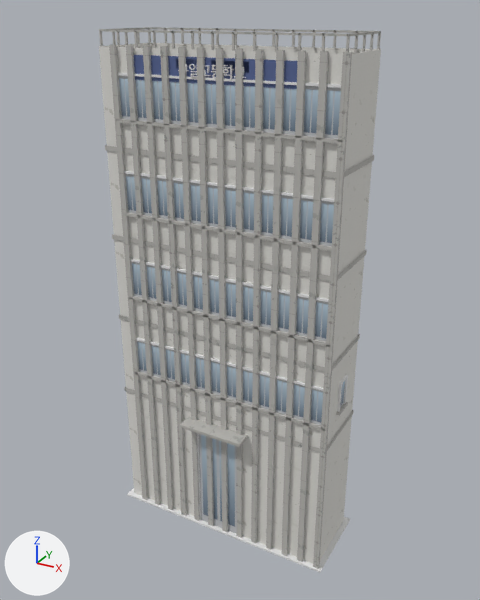
The FBX model Assets/Art/Buildings/Story06_구일고등학교.fbx, before and after one commit.
The view is the same before and after, from a 50 mm camera at (50.9, -90.9, 90.3) aimed at (0.9, 0.0, 44.8). Lighting does not change. The marker at lower left points along +X, +Y and +Z. The picture after the commit comes second. Where no turn or scale is listed for an object, it has been applied to the vertices. Vertices at exactly the same position are counted once.

In view in the first picture: 'Story06_구일고등학교'.
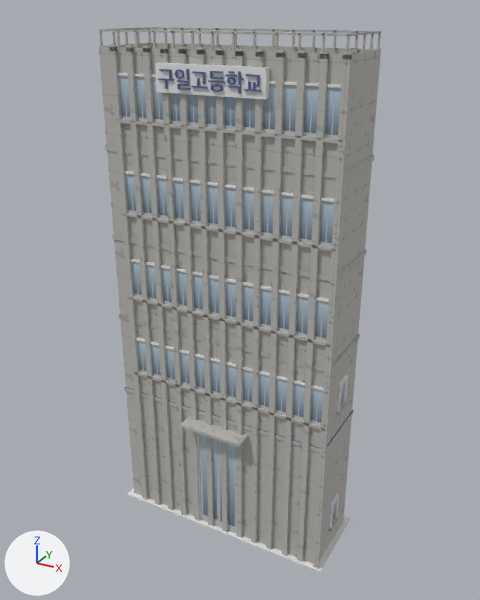
Commit message: Story03~07 보강 — PM 렌더 검수 반영(빈 벽·바탕색 구분·간판 가독성) + 03 지붕 겹침 버그

Location of each change, (x1, y1, x2, y2) in pixels of the pictures (480 x 600 px; the box of a moved part takes in the faces that stretch with it):
part 1 of me_story06_구일고등학교, added
    after: (332, 499, 337, 522)
part 2 of me_story06_구일고등학교, added
    after: (329, 493, 339, 528)
part 3 of me_story06_구일고등학교, added
    after: (328, 516, 339, 532)
part 4 of me_story06_구일고등학교, moved or reshaped
    before: (176, 59, 249, 84)
    after: (155, 62, 270, 100)
part 5 of me_story06_구일고등학교, moved or reshaped (not visible before)
    after: (244, 81, 262, 92)
part 6 of me_story06_구일고등학교, moved or reshaped
    before: (242, 67, 244, 75)
    after: (246, 74, 260, 87)
part 7 of me_story06_구일고등학교, moved or reshaped
    before: (230, 65, 234, 74)
    after: (238, 71, 244, 85)
part 8 of me_story06_구일고등학교, moved or reshaped
    before: (223, 69, 229, 74)
    after: (227, 77, 236, 85)
part 9 of me_story06_구일고등학교, moved or reshaped
    before: (224, 74, 232, 79)
    after: (228, 86, 241, 94)
part 10 of me_story06_구일고등학교, moved or reshaped
    before: (212, 65, 216, 70)
    after: (210, 71, 223, 79)
part 11 of me_story06_구일고등학교, moved or reshaped (not visible before)
    after: (210, 84, 224, 92)
part 12 of me_story06_구일고등학교, added
    after: (175, 69, 184, 79)
part 13 of me_story06_구일고등학교, added
    after: (158, 69, 174, 89)
part 14 of me_story06_구일고등학교, added
    after: (177, 80, 190, 90)
part 15 of me_story06_구일고등학교, added
    after: (192, 71, 205, 84)
part 16 of me_story06_구일고등학교, added
    after: (191, 78, 208, 88)
part 17 of me_story06_구일고등학교, deleted
    before: (178, 64, 211, 77)
part 18 of me_story06_구일고등학교, deleted (blue)
    before: (134, 55, 297, 89)
part 19 of me_story06_구일고등학교, recoloured
    both: (99, 43, 381, 564)

The change, as a diff of the scene's bpy script:
```diff
--- a/Assets/Art/Buildings/Story06_구일고등학교.fbx.py
+++ b/Assets/Art/Buildings/Story06_구일고등학교.fbx.py
@@ me_story06_구일고등학교 @@
-me_story06_구일고등학교.from_pydata(...)  # 3252 vertices, 2130 faces; spans x -21.0..21.0, y -9.5..7.5, z 0.0..87.4
+me_story06_구일고등학교.from_pydata(...)  # 3412 vertices, 2246 faces; spans x -21.0..21.0, y -9.5..7.5, z 0.0..87.4
+# me_story06_구일고등학교 part 1: the loose piece of 4 vertices spanning x 20.1, y -1.2..1.2, z 29.5..34.5 is copied, and the copy is moved by (0.0, 0.0, -24.5); it spans x 20.1, y -1.2..1.2, z 5.0..10.0
+# me_story06_구일고등학교 part 2: the loose piece of 20 vertices spanning x 20.0..20.4, y -1.5..1.6, z 29.5..34.8 is copied, and the copy is moved by (0.0, 0.0, -24.5); it spans x 20.0..20.4, y -1.5..1.6, z 5.0..10.4
+# me_story06_구일고등학교 part 3: the loose piece of 8 vertices spanning x 20.0..20.6, y -1.8..1.9, z 29.0..29.5 is copied, and the copy is moved by (0.0, 0.0, -24.5); it spans x 20.0..20.6, y -1.8..1.9, z 4.5..5.0
+# me_story06_구일고등학교 part 4: the loose piece of 8 vertices spanning x -5.9..5.9, y -6.6..-6.5, z 80.8..83.7 is scaled about its middle by (1.51, 6.67, 1.42), then moved by (0.0, -0.4, -1.2), in mat_건물_색_흰 (its picture is missing)
+# me_story06_구일고등학교 part 5: the loose piece of 24 vertices spanning x 3.8..5.4, y -7.0..-6.7, z 81.6..82.4 is scaled about its middle by (1.54, 1, 1.54), then moved by (2.5, -0.9, -1.3), in mat_건물_색_남색 (picture img_건물_색_남색_png)
+# me_story06_구일고등학교 part 6: the loose piece of 20 vertices spanning x 3.9..5.2, y -7.0..-6.7, z 81.9..83.0 is scaled about its middle by (1.54, 1, 1.54), then moved by (2.5, -0.9, -1.1), in mat_건물_색_남색 (picture img_건물_색_남색_png)
+# me_story06_구일고등학교 part 7: the loose piece of 16 vertices spanning x 3.2..3.6, y -7.0..-6.7, z 82.0..83.2 is scaled about its middle by (1.54, 1, 1.54), then moved by (1.8, -0.9, -1.0), in mat_건물_색_남색 (picture img_건물_색_남색_png)
+# me_story06_구일고등학교 part 8: the loose piece of 32 vertices spanning x 2.0..2.9, y -7.0..-6.7, z 82.0..82.6 is scaled about its middle by (1.54, 1, 1.54), then moved by (1.3, -0.9, -1.1), in mat_건물_색_남색 (picture img_건물_색_남색_png)
+# me_story06_구일고등학교 part 9: the loose piece of 12 vertices spanning x 2.1..3.4, y -7.0..-6.7, z 81.3..81.9 is scaled about its middle by (1.54, 1, 1.54), then moved by (1.5, -0.9, -1.5), in mat_건물_색_남색 (picture img_건물_색_남색_png)
+# me_story06_구일고등학교 part 10: the loose piece of 16 vertices spanning x 0.3..1.6, y -7.0..-6.7, z 82.4..83.1 is scaled about its middle by (1.54, 1, 1.54), then moved by (0.5, -0.9, -0.9), in mat_건물_색_남색 (picture img_건물_색_남색_png)
+# me_story06_구일고등학교 part 11: the loose piece of 32 vertices spanning x 0.3..1.6, y -7.0..-6.7, z 81.3..82.0 is scaled about its middle by (1.54, 1, 1.54), then moved by (0.5, -0.9, -1.5), in mat_건물_색_남색 (picture img_건물_색_남색_png)
+# me_story06_구일고등학교 part 12: a new loose piece of 32 vertices spanning x -5.5..-4.0, y -7.8..-7.5, z 81.1..82.4, in mat_건물_색_남색 (picture img_건물_색_남색_png)
+# me_story06_구일고등학교 part 13: a new loose piece of 32 vertices spanning x -8.4..-5.8, y -7.8..-7.5, z 79.6..82.3, in mat_건물_색_남색 (picture img_건물_색_남색_png)
+# me_story06_구일고등학교 part 14: a new loose piece of 24 vertices spanning x -5.1..-3.1, y -7.8..-7.5, z 79.6..80.9, in mat_건물_색_남색 (picture img_건물_색_남색_png)
+# me_story06_구일고등학교 part 15: a new loose piece of 20 vertices spanning x -2.4..-0.5, y -7.8..-7.5, z 80.6..82.2, in mat_건물_색_남색 (picture img_건물_색_남색_png)
+# me_story06_구일고등학교 part 16: a new loose piece of 16 vertices spanning x -2.7..-0.1, y -7.8..-7.5, z 80.0..81.3, in mat_건물_색_남색 (picture img_건물_색_남색_png)
+# me_story06_구일고등학교 part 17: 6 loose pieces with 132 vertices, spanning x -5.4..-0.1, y -7.0..-6.7, z 81.3..83.2, are deleted
+# me_story06_구일고등학교 part 18: 8 vertices removed from x -14.0..14.0, y -6.6..-6.5, z 80.5..84.0
+# me_story06_구일고등학교 part 19: 4 faces spanning x -20.0..20.0, y -6.5..6.5, z 0.3..85.0 switch from mat_건물_외벽_흰 (picture img_건물_외벽_흰_png) to mat_건물_콘크리트 (picture img_건물_콘크리트_png)
+# other edits to the shape of me_story06_구일고등학교 do not show in these pictures
 me_story06_구일고등학교.materials.append(mat_건물_바닥_보도블록)
```
